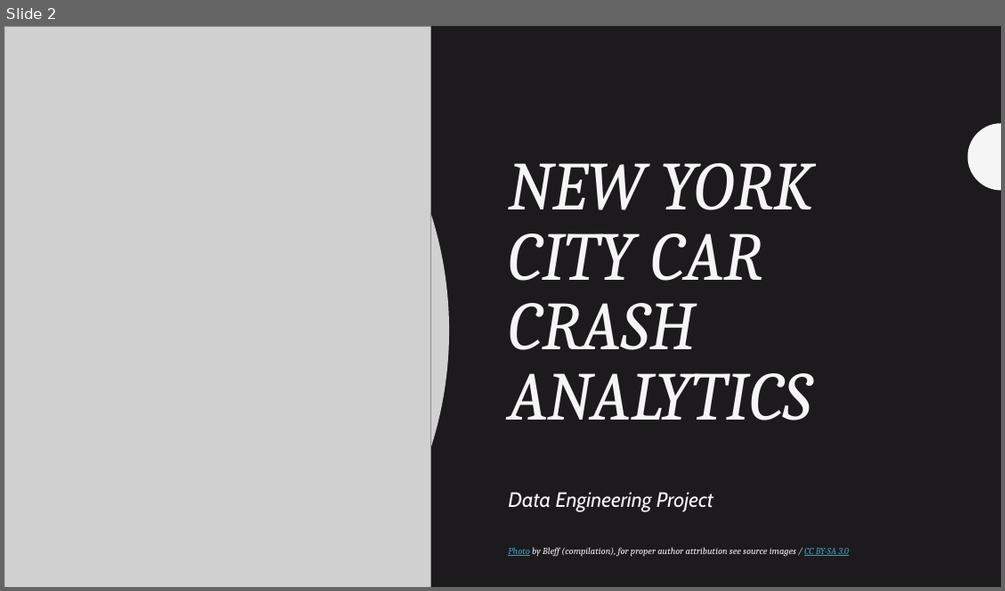
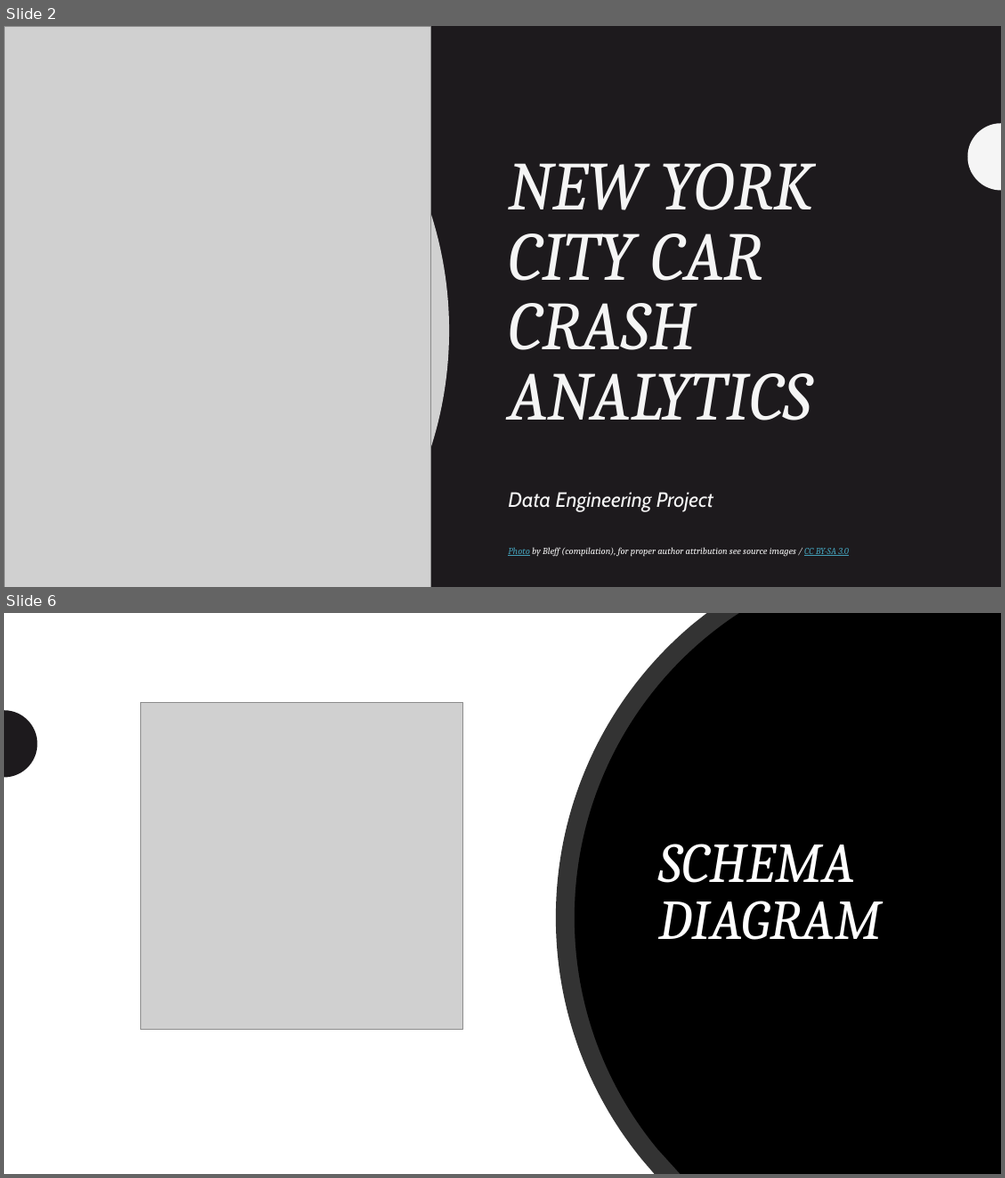
Before and after one commit to acquayefrank/nyc-crashes, a slide deck: documents/final_presentation.pptx. Shown one above the other, each under a label of ours: slide 2 before the commit, slides 2 and 6 after it; the slides between them are not shown. The pictures are 1005x591 and 1005x1178 pixels, drawn with LibreOffice and Linux fonts; fonts in the diff are those of the drawing; grey boxes stand for pictures. Boxes give left, top, right and bottom in pixels: in the first picture for what was removed or moved away, otherwise in the second. Text is boxed around its words. In the diff, an @@ line names an element or a change of style, - is before the commit and + after.

```diff
--- a/documents/final_presentation.pptx
+++ b/documents/final_presentation.pptx
@@ slide 6 added at <box>4,613,1001,1174</box>, background #FFFFFF @@
@@ rectangle added at <box>4,613,1001,1174</box>, fill #FFFFFF @@
@@ freeform shape added at <box>556,613,1001,1174</box>, fill #000000 at 80% opacity @@
@@ freeform shape added at <box>574,613,1001,1174</box>, fill #000000 @@
@@ freeform shape added at <box>4,710,38,778</box>, fill #1D1A1D @@
@@ line added from (67, 716) to (67, 1174), #1D1A1D 2 pt @@
@@ picture added at <box>141,702,463,1030</box> @@
@@ freeform shape added at <box>968,710,1001,778</box>, fill #1D1A1D @@
@@ title added at <box>658,844,882,940</box>, 54 pt, text #FFFFFF, italic @@
+SCHEMA DIAGRAM
@@ freeform shape added at <box>968,1053,1001,1120</box>, fill #262626 @@
@@ line added from (4, 1120) to (372, 1120), #262626 2 pt @@
```
Also in this commit, not shown: 2 slides changed, 7 other slides added, 1 slide removed, 4 other files.
